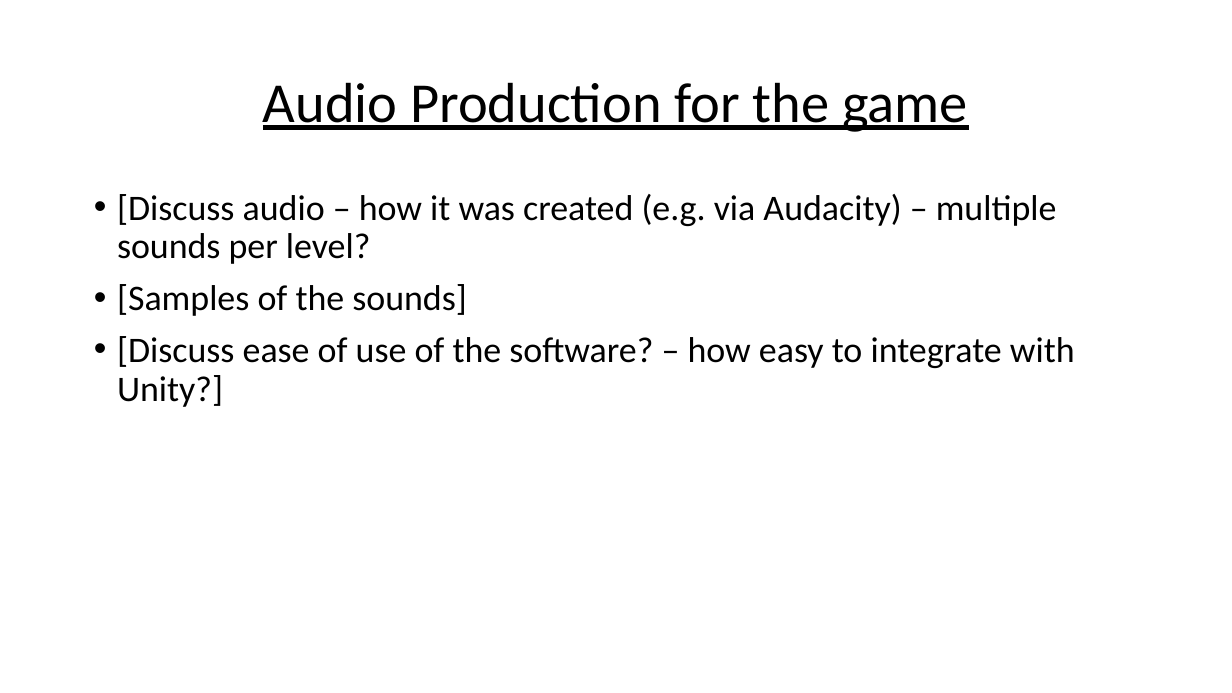
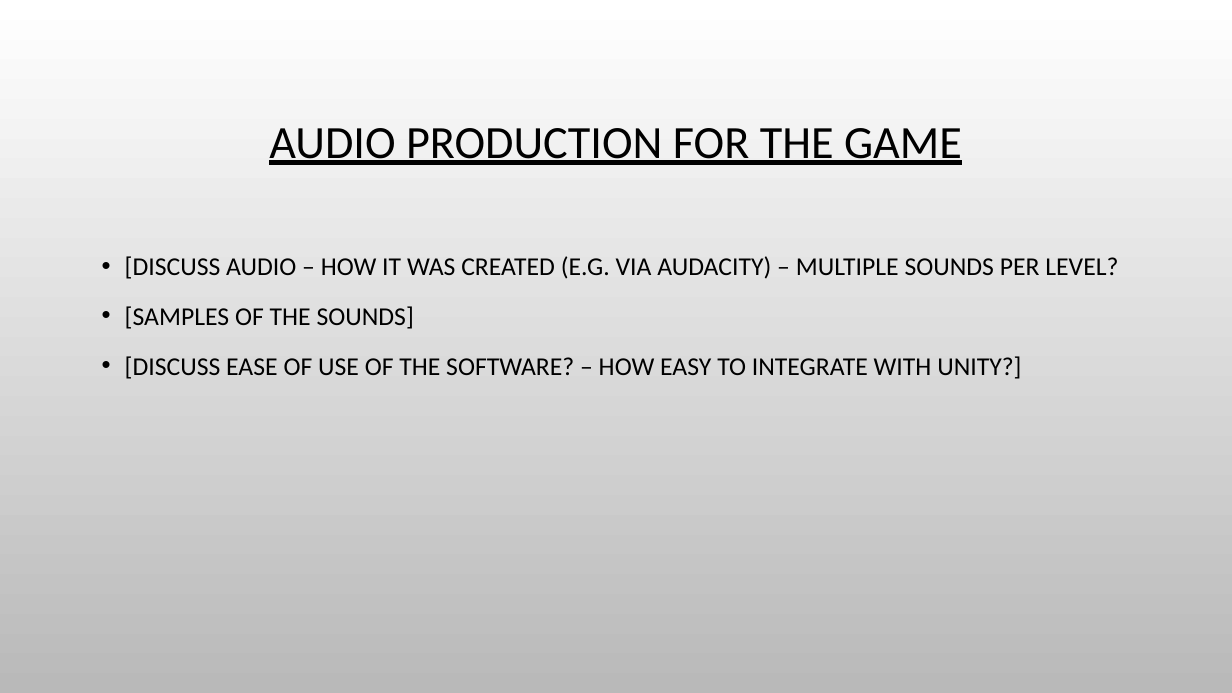
Before and after one commit to chesney85/Year2GameDev, a slide deck: slide 9 of TeamDocs/WordDocs/JelBlob_Presentation_Rough_Idea_Layout.pptx. Drawn at 1232x693 pixels with LibreOffice and Linux fonts; fonts in the diff are those of the drawing; background and template pictures are left out. Boxes give left, top, right and bottom in pixels: in the first picture for what was removed or moved away, otherwise in the second. Text is boxed around its words. In the diff, an @@ line names an element or a change of style, - is before the commit and + after.

```diff
--- a/TeamDocs/WordDocs/JelBlob_Presentation_Rough_Idea_Layout.pptx
+++ b/TeamDocs/WordDocs/JelBlob_Presentation_Rough_Idea_Layout.pptx
@@ background #FFFFFF to picture (left out) @@
@@ title at box(269, 128, 962, 165): text changed; size 44 to 36 pt @@
-Audio Production for the game
+AUDIO PRODUCTION FOR THE GAME
@@ text at box(125, 256, 1118, 379): text changed; size 28 to 20 pt @@
-• [Discuss audio – how it was created (e.g. via Audacity) – multiple sounds per level?
-• [Samples of the sounds]
-• [Discuss ease of use of the software? – how easy to integrate with Unity?]
+• [DISCUSS AUDIO – HOW IT WAS CREATED (E.G. VIA AUDACITY) – MULTIPLE SOUNDS PER LEVEL?
+• [SAMPLES OF THE SOUNDS]
+• [DISCUSS EASE OF USE OF THE SOFTWARE? – HOW EASY TO INTEGRATE WITH UNITY?]
```
Also in this commit, not shown: 12 other slides changed, 2 slides added, 2 slides removed, 1 other file.
